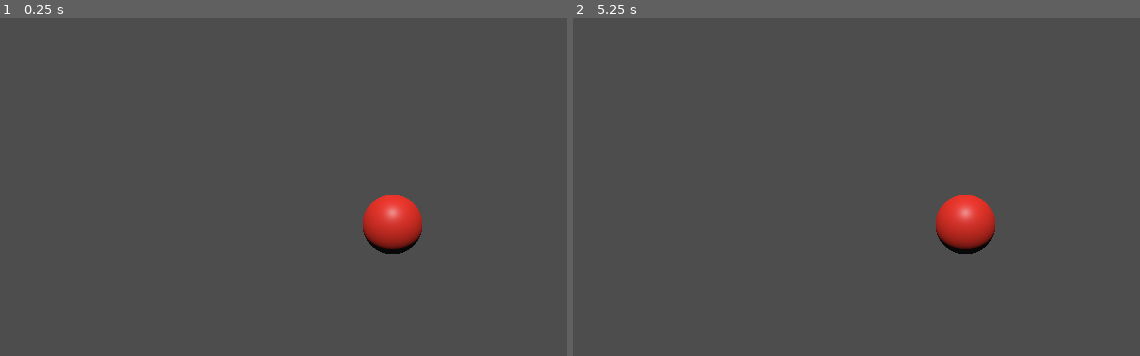
Above: before the commit, frames 1-2 (left to right).
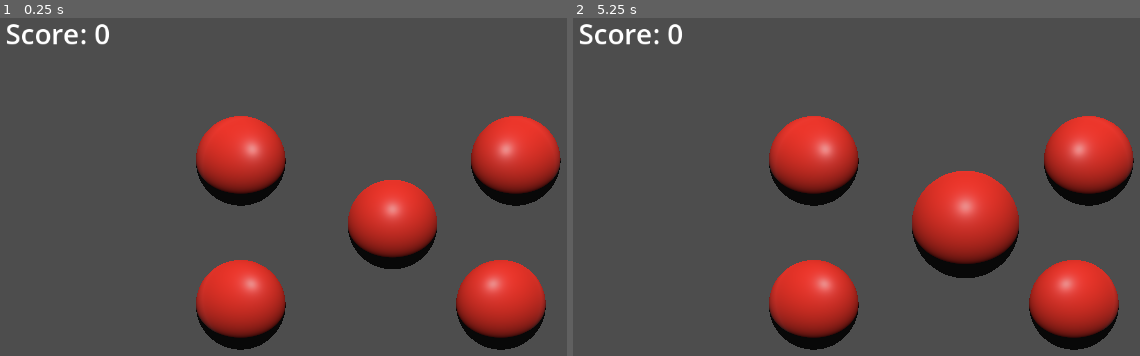
Above: after the commit, the same moments.

Repository: JMeyers215/Mini-Games
Game: Godot game, scene res://Balloon Popper/Scenes/balloonpopper.tscn
Same seed, same stepped clock (60 frames per second), same inputs: the game is played once before the commit and once after it.
Inputs (mouse positions are in pixels of both pictures, inside the frame that each line leads up to):
- Up to frame 1 (0.25 s): no input
- Up to frame 2 (5.25 s): tap Enter at 0.5, 2, 3.5 s; move the mouse to (outside the picture) at 0.52 s; click (outside the picture) at 0.67 s; tap Space at 1.25, 2.75, 4.25 s; move the mouse to (805, 247) at 1.27 s; click (805, 247) at 1.42 s; move the mouse to (1043, 126) at 2.02 s; click (1043, 126) at 2.17 s; move the mouse to (924, 315) at 2.77 s; click (924, 315) at 2.92 s; move the mouse to (outside the picture) at 3.52 s; click (outside the picture) at 3.67 s; move the mouse to (726, 156) at 4.27 s; click (726, 156) at 4.42 s; move the mouse to (1003, 224) at 5.02 s; click (1003, 224) at 5.17 s

The runs differ from the first frame. In frame 1, 16% of the frame differs, in the area x 1-99%, y 1-99%; in frame 2, 18%.

Commit message:
Adding Score and Additional Balloons
Added additional balloons to the root node, created the necessary code to pop each with a different amount of clicks, and added a score with a label node. The balloon popper minigame is now finished.

Diff:
--- /dev/null
+++ b/Balloon Popper/Scenes/balloon.tscn
@@ -0,0 +1,21 @@
+[gd_scene load_steps=5 format=3 uid="uid://c7n2pg3vpn11a"]
+
+[ext_resource type="Script" path="res://Balloon Popper/Scripts/balloon.gd" id="1_2er1u"]
+[ext_resource type="Material" uid="uid://cp1esob1dp2wm" path="res://Balloon Popper/Materials/balloonrubber.tres" id="2_fs2mk"]
+
+[sub_resource type="SphereMesh" id="SphereMesh_h0yem"]
+
+[sub_resource type="SphereShape3D" id="SphereShape3D_g26no"]
+
+[node name="Balloon" type="Area3D"]
+script = ExtResource("1_2er1u")
+
+[node name="Model" type="MeshInstance3D" parent="."]
+material_override = ExtResource("2_fs2mk")
+mesh = SubResource("SphereMesh_h0yem")
+
+[node name="CollisionShape3D" type="CollisionShape3D" parent="."]
+visible = false
+shape = SubResource("SphereShape3D_g26no")
+
+[connection signal="input_event" from="." to="." method="_on_input_event"]
--- a/Balloon Popper/Scenes/balloonpopper.tscn
+++ b/Balloon Popper/Scenes/balloonpopper.tscn
@@ -1,29 +1,47 @@
-[gd_scene load_steps=5 format=3 uid="uid://26oth7k8o2r0"]
+[gd_scene load_steps=4 format=3 uid="uid://26oth7k8o2r0"]
 
-[ext_resource type="Material" uid="uid://cp1esob1dp2wm" path="res://Balloon Popper/Materials/balloonrubber.tres" id="1_e3blr"]
-[ext_resource type="Script" path="res://Balloon Popper/Scripts/balloon.gd" id="1_m7ahe"]
+[ext_resource type="Script" path="res://Balloon Popper/Scripts/balloonmanager.gd" id="1_vdemp"]
+[ext_resource type="PackedScene" uid="uid://c7n2pg3vpn11a" path="res://Balloon Popper/Scenes/balloon.tscn" id="2_trxpc"]
 
-[sub_resource type="SphereMesh" id="SphereMesh_h0yem"]
+[sub_resource type="LabelSettings" id="LabelSettings_yccf6"]
+font_size = 40
 
-[sub_resource type="SphereShape3D" id="SphereShape3D_g26no"]
+[node name="Main" type="Node3D" node_paths=PackedStringArray("score_text")]
+script = ExtResource("1_vdemp")
+score_text = NodePath("ScoreText")
 
-[node name="Main" type="Node3D"]
+[node name="Balloon" parent="." instance=ExtResource("2_trxpc")]
+clicks_to_pop = 10
 
-[node name="Balloon" type="Area3D" parent="."]
-script = ExtResource("1_m7ahe")
+[node name="Balloon2" parent="." instance=ExtResource("2_trxpc")]
+transform = Transform3D(1, 0, 0, 0, 1, 0, 0, 0, 1, 1.37174, 0.709412, 0)
+clicks_to_pop = 3
 
-[node name="Model" type="MeshInstance3D" parent="Balloon"]
-material_override = ExtResource("1_e3blr")
-mesh = SubResource("SphereMesh_h0yem")
+[node name="Balloon3" parent="." instance=ExtResource("2_trxpc")]
+transform = Transform3D(1, 0, 0, 0, 1, 0, 0, 0, 1, -1.69033, 0.709412, 0)
+clicks_to_pop = 1
 
-[node name="CollisionShape3D" type="CollisionShape3D" parent="Balloon"]
-visible = false
-shape = SubResource("SphereShape3D_g26no")
+[node name="Balloon4" parent="." instance=ExtResource("2_trxpc")]
+transform = Transform3D(1, 0, 0, 0, 1, 0, 0, 0, 1, -1.69033, -0.893968, 0)
+
+[node name="Balloon5" parent="." instance=ExtResource("2_trxpc")]
+transform = Transform3D(1, 0, 0, 0, 1, 0, 0, 0, 1, 1.20751, -0.893968, 0)
+clicks_to_pop = 7
 
 [node name="Camera3D" type="Camera3D" parent="."]
-transform = Transform3D(1, 0, 0, 0, 1, 0, 0, 0, 1, 0, 0, 2.71302)
+transform = Transform3D(1, 0, 0, 0, 1, 0, 0, 0, 1, 0, 0, 3.48484)
+projection = 1
 current = true
-fov = 109.098
+fov = 73.0
+size = 5.0
 
 [node name="DirectionalLight3D" type="DirectionalLight3D" parent="."]
 transform = Transform3D(1, 0, 0, 0, 0.739525, 0.673129, 0, -0.673129, 0.739525, 0, 2, 0)
+
+[node name="ScoreText" type="Label" parent="."]
+offset_left = 18.0
+offset_top = 21.0
+offset_right = 104.0
+offset_bottom = 66.0
+text = "Score: 0"
+label_settings = SubResource("LabelSettings_yccf6")
--- a/Balloon Popper/Scripts/balloon.gd
+++ b/Balloon Popper/Scripts/balloon.gd
@@ -1,3 +1,13 @@
 extends Area3D
 
-var clicks_to_pop : float = 3
+@export var clicks_to_pop : int = 5
+@export var size_increase : float = 0.2
+@export var score_to_give : int = 1
+
+func _on_input_event(camera, event, position, normal, shape_idx):
+	if event is InputEventMouseButton and event.button_index == MOUSE_BUTTON_LEFT and event.pressed:
+		scale += Vector3.ONE * size_increase
+		clicks_to_pop -= 1
+		if clicks_to_pop == 0:
+			get_node("/root/Main").increase_score(score_to_give)
+			queue_free()
--- /dev/null
+++ b/Balloon Popper/Scripts/balloonmanager.gd
@@ -0,0 +1,12 @@
+extends Node3D
+
+var score : int = 0
+@export var score_text : Label
+
+func increase_score (amount) :
+	score += amount
+	score_text.text = str("Score: ", score)
+	print(score)
+
+func spawn_balloon():
+	pass
